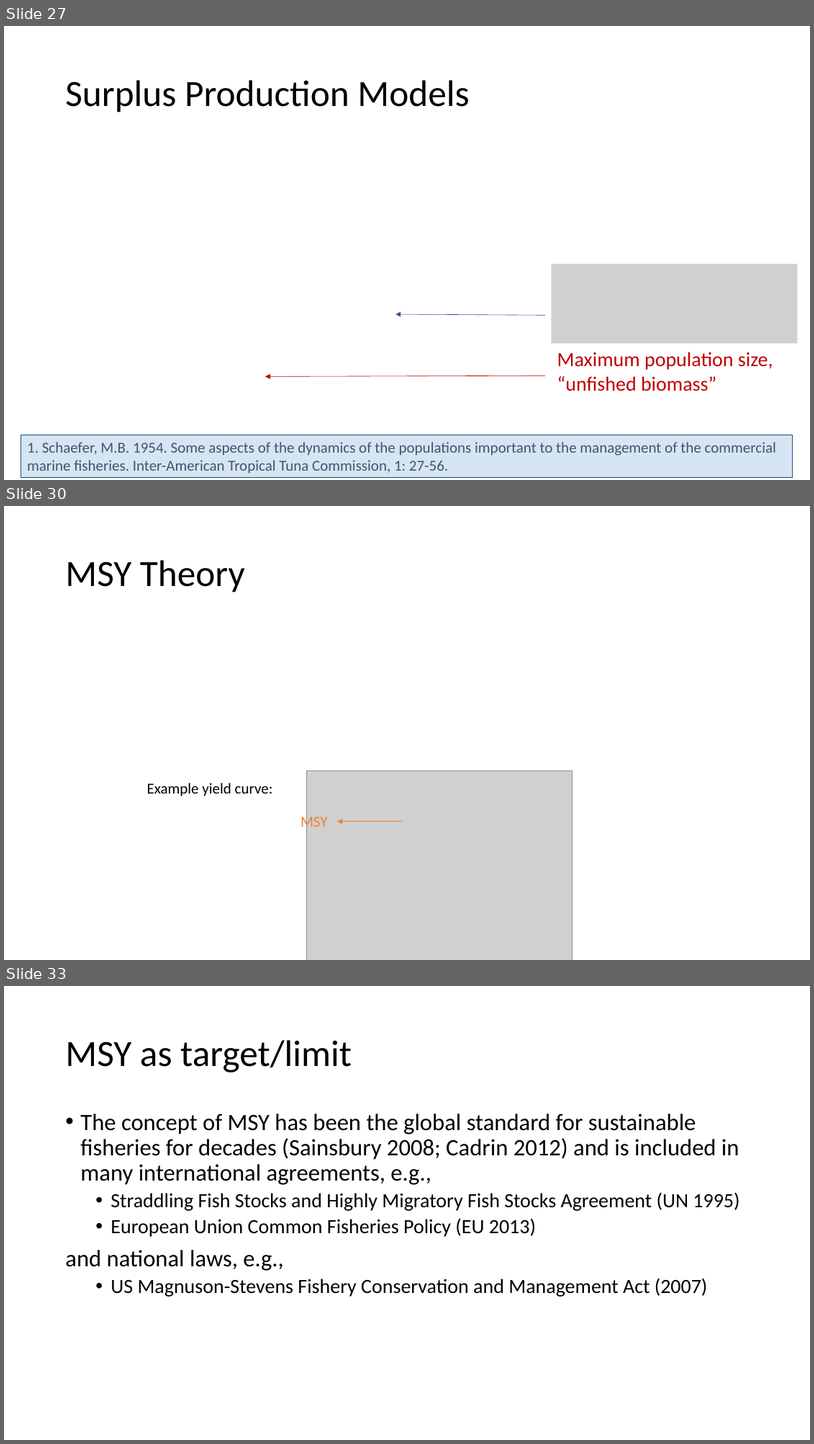
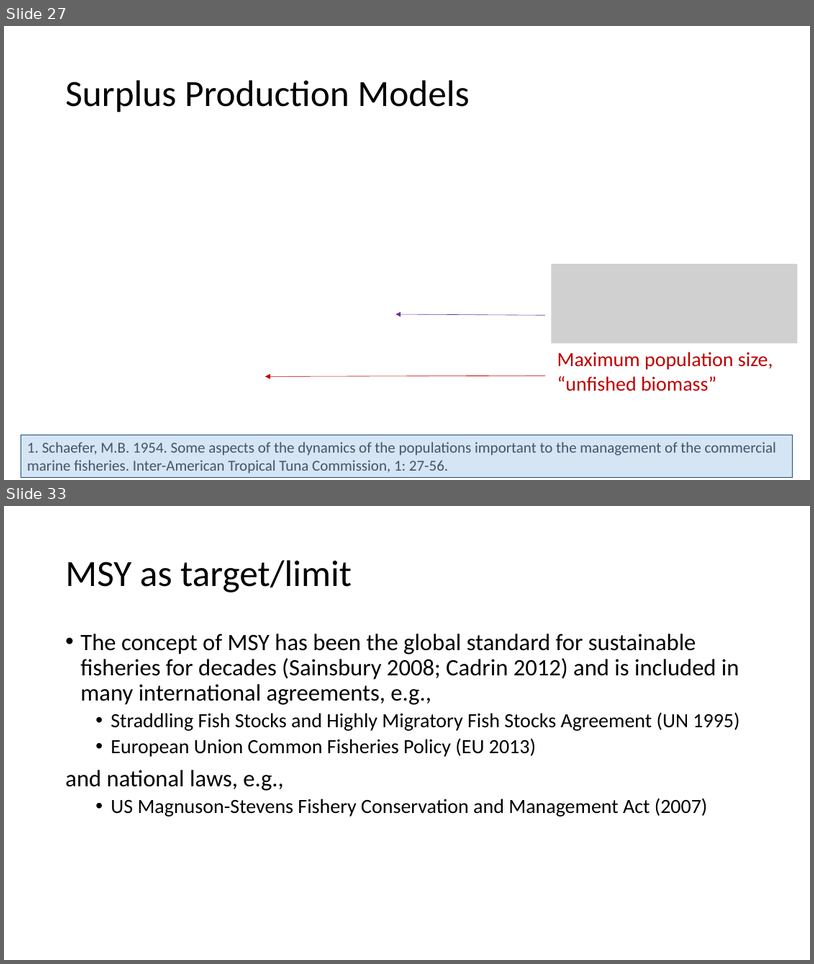
Before and after one commit to TESA-workshops/Ref-Pt-101, a slide deck: RefPt101_221110tb.pptx. Shown one above the other, each under a label of ours: slides 27, 30 and 33 before the commit, slides 27 and 33 after it; the slides between them are not shown. The pictures are 814x1444 and 814x964 pixels, drawn with LibreOffice and Linux fonts; fonts in the diff are those of the drawing; grey boxes stand for pictures. Boxes give left, top, right and bottom in pixels: in the first picture for what was removed or moved away, otherwise in the second. Text is boxed around its words. In the diff, an @@ line names an element or a change of style, - is before the commit and + after.

```diff
--- a/RefPt101_221110tb.pptx
+++ b/RefPt101_221110tb.pptx
@@ slide 30 removed at [4,506,810,960], background #FFFFFF @@
@@ title removed at [65,560,245,592] @@
-MSY Theory
@@ text removed at [147,782,273,796] @@
-Example yield curve:
@@ picture removed at [306,771,572,960] @@
@@ text removed at [301,814,328,831] @@
-MSY
@@ arrow removed from (403, 821) to (337, 821) @@
```
Also in this commit, not shown: 8 slides changed, 1 slide added, 1 other file.
